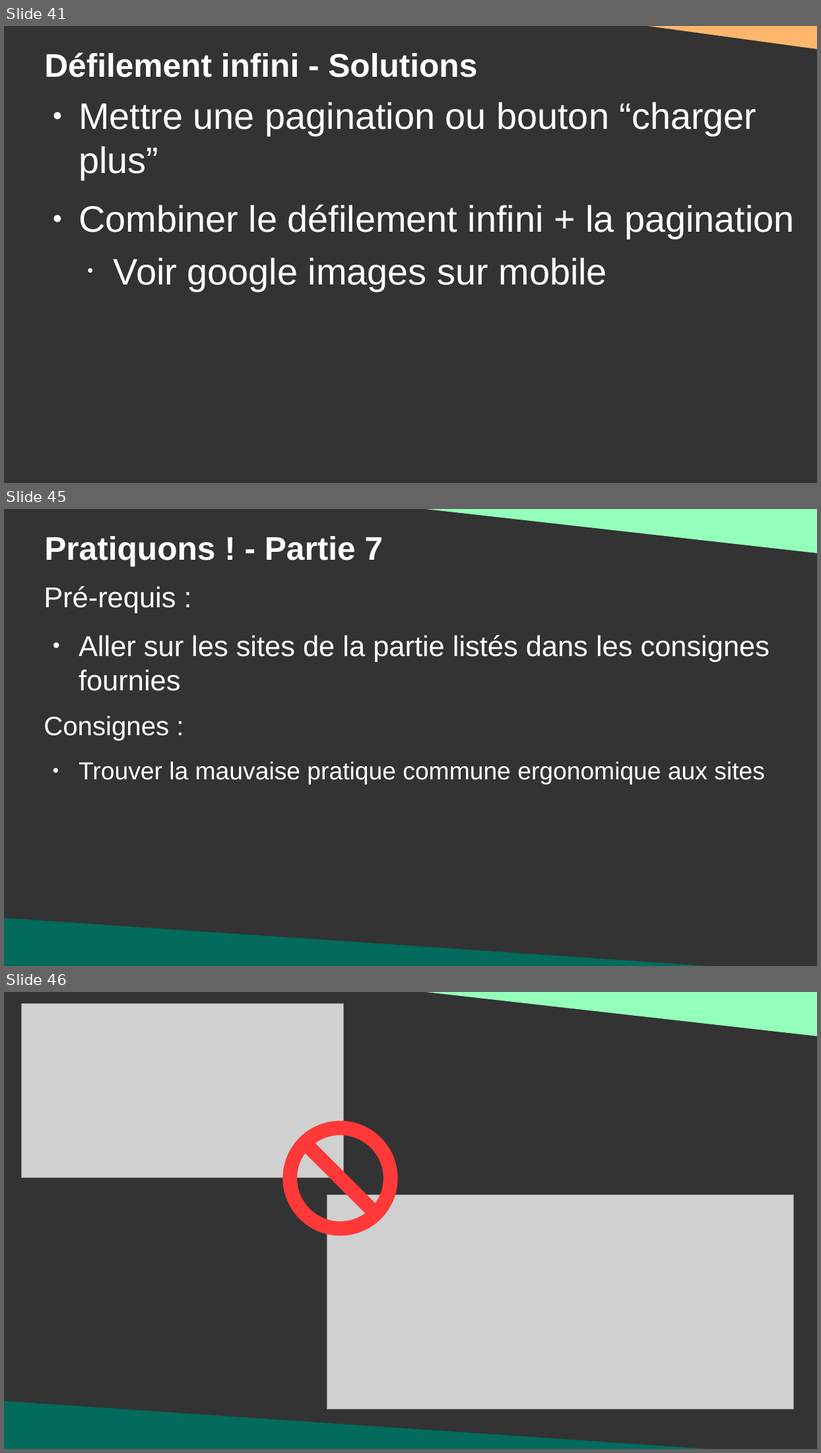
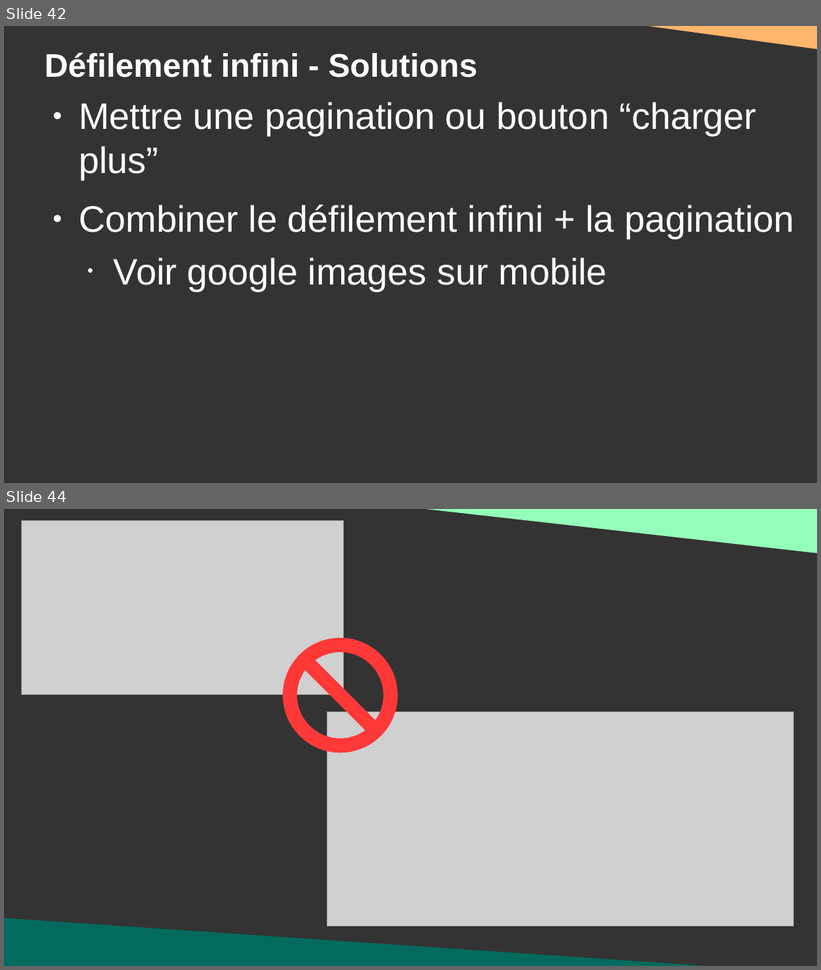
Before and after one commit to DanYellow/cours, a slide deck: ergonomie-et-accessibilite-s2/travaux-pratiques/numero-1/presentation.odp. Shown one above the other, each under a label of ours: slides 41, 45 and 46 before the commit, slides 42 and 44 after it; the slides between them are not shown. The pictures are 821x1453 and 821x970 pixels, drawn with LibreOffice and Linux fonts; fonts in the diff are those of the drawing; grey boxes stand for pictures. Boxes give left, top, right and bottom in pixels: in the first picture for what was removed or moved away, otherwise in the second. Text is boxed around its words. In the diff, an @@ line names an element or a change of style, - is before the commit and + after.

```diff
--- a/ergonomie-et-accessibilite-s2/travaux-pratiques/numero-1/presentation.odp
+++ b/ergonomie-et-accessibilite-s2/travaux-pratiques/numero-1/presentation.odp
@@ slide 45 removed at <box>4,509,817,966</box>, background #333333 @@
@@ right triangle removed at <box>397,509,817,554</box> @@
@@ title removed at <box>44,536,384,566</box> @@
-Pratiquons ! - Partie 7
@@ text removed at <box>44,586,770,691</box> @@
-Pré-requis :
-● Aller sur les sites de la partie listés dans les consignes fournies
@@ text removed at <box>44,716,765,785</box> @@
-Consignes :
-● Trouver la mauvaise pratique commune ergonomique aux sites
@@ right triangle removed at <box>4,918,764,966</box> @@
@@ what was slide 41 is now slide 42 @@
@@ what was slide 46 is now slide 44 @@
```
Also in this commit, not shown: 2 slides changed, 1 other slide removed, 3 other files.
